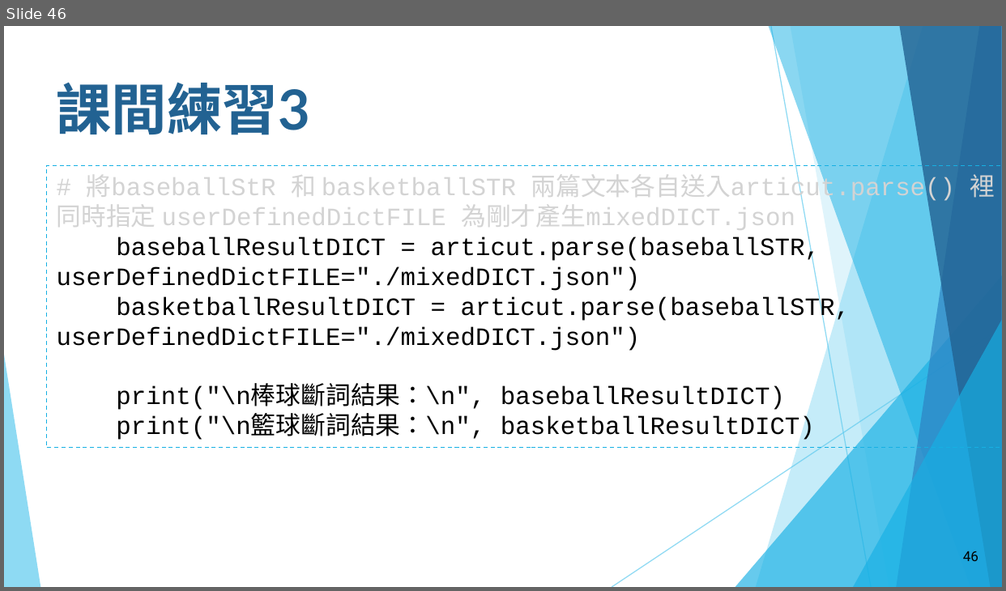
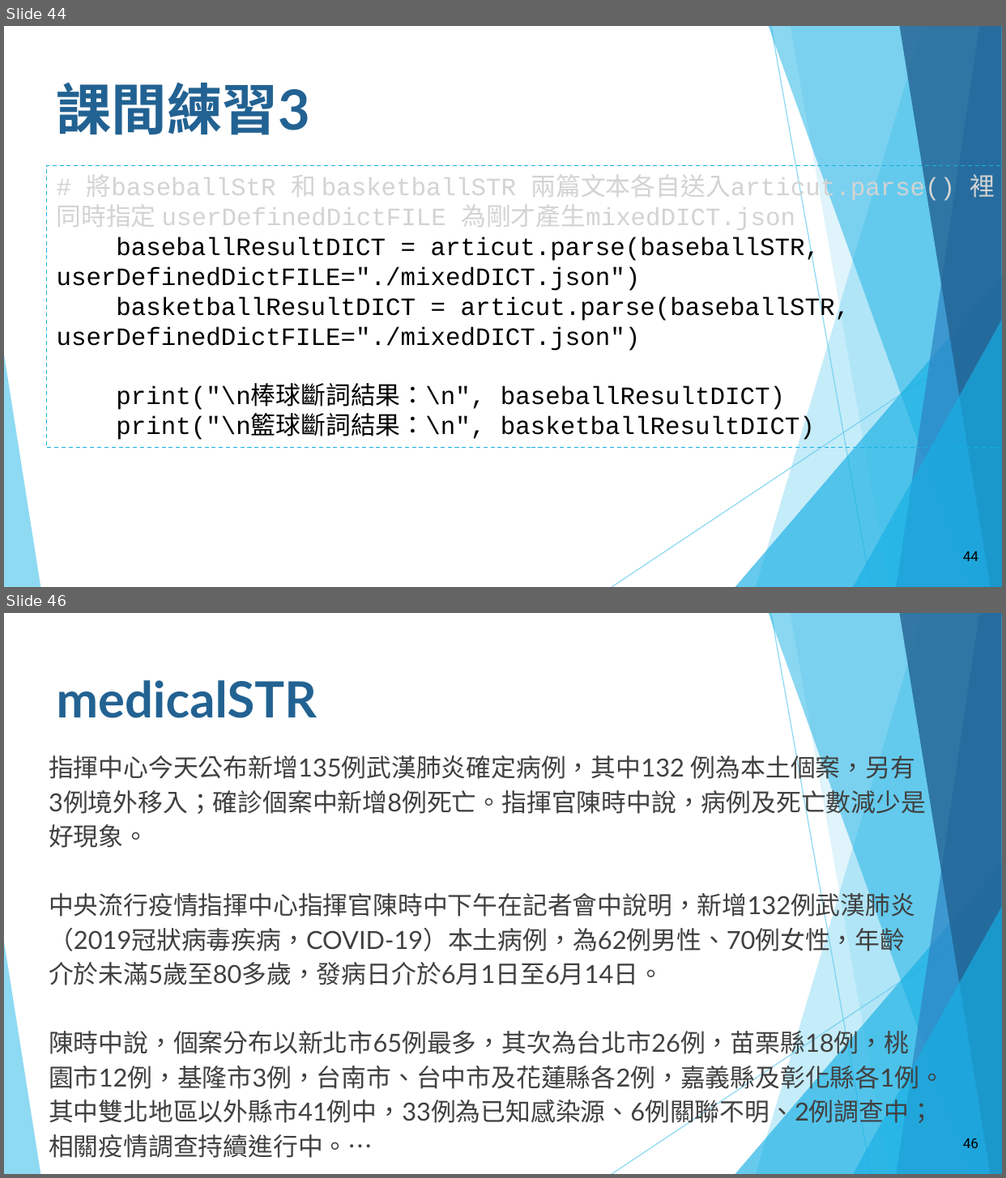
Before and after one commit to howardsukuan/textual-data-analysis-python, a slide deck: week01/文本分析與程式設計Week01_draft1.pptx. Shown one above the other, each under a label of ours: slide 46 before the commit, slides 44 and 46 after it; the slides between them are not shown. The pictures are 1006x591 and 1006x1178 pixels, drawn with LibreOffice and Linux fonts; fonts in the diff are those of the drawing. Boxes give left, top, right and bottom in pixels: in the first picture for what was removed or moved away, otherwise in the second. Text is boxed around its words. In the diff, an @@ line names an element or a change of style, - is before the commit and + after.

```diff
--- a/week01/文本分析與程式設計Week01_draft1.pptx
+++ b/week01/文本分析與程式設計Week01_draft1.pptx
@@ slide 46 added at box(4, 613, 1002, 1174), background #FFFFFF; not listed: 10 template elements that a slide beside it also shows @@
@@ title added at box(57, 680, 317, 718), 36 pt, text #226292, bold @@
+medicalSTR
@@ text added at box(49, 752, 944, 1158), 18 pt, text #404040 @@
+指揮中心今天公布新增135例武漢肺炎確定病例，其中132 例為本土個案，另有3例境外移入；確診個案中新增8例死亡。指揮官陳時中說，病例及死亡數減少是好現象。
+中央流行疫情指揮中心指揮官陳時中下午在記者會中說明，新增132例武漢肺炎（2019冠狀病毒疾病，COVID-19）本土病例，為62例男性、70例女性，年齡介於未滿5歲至80多歲，發病日介於6月1日至6月14日。
+陳時中說，個案分布以新北市65例最多，其次為台北市26例，苗栗縣18例，桃園市12例，基隆市3例，台南市、台中市及花蓮縣各2例，嘉義縣及彰化縣各1例。其中雙北地區以外縣市41例中，33例為已知感染源、6例關聯不明、2例調查中；相關疫情調查持續進行中。…
@@ page number added at box(963, 1139, 978, 1148), 10 pt, text #000000 @@
+46
@@ what was slide 46 is now slide 44 @@
@@ page number at box(963, 552, 978, 561): text changed @@
-46
+44
```
Also in this commit, not shown: 6 slides changed, 9 other slides added, 2 slides removed.
